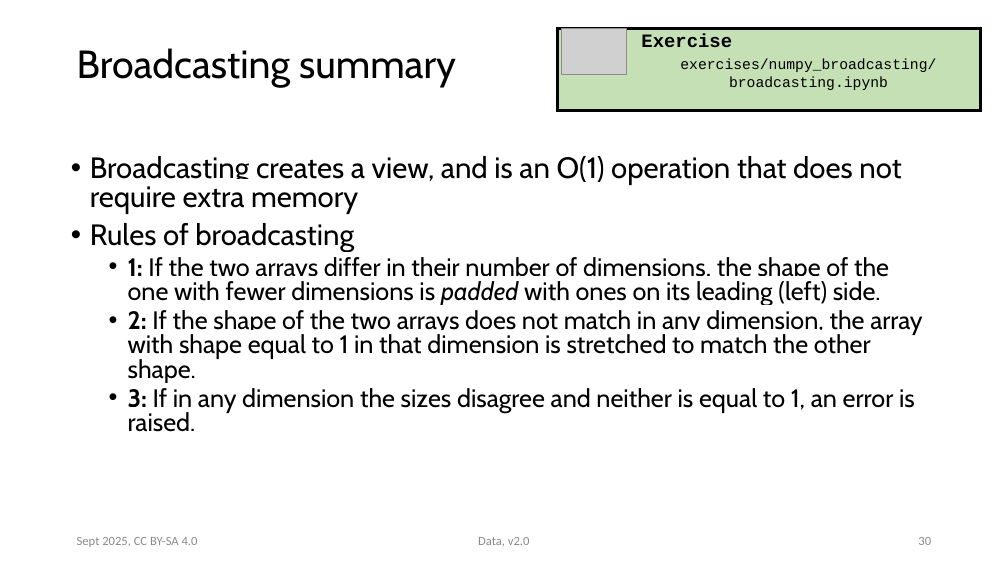
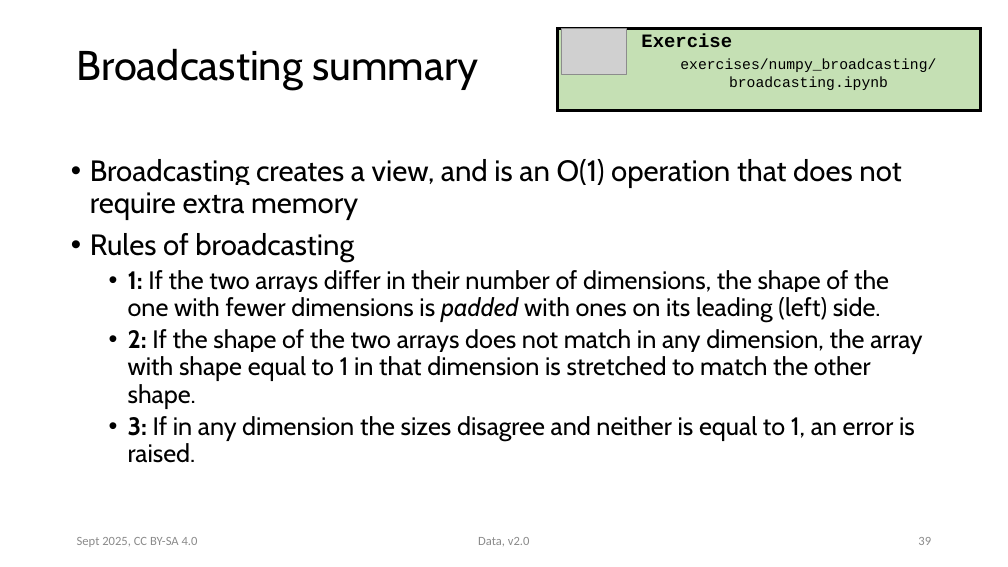
Before and after one commit to ASPP/data_class, a slide deck: slide 39 of numpy.pptx (slide 30 before the commit). Drawn at 1008x567 pixels with LibreOffice and Linux fonts; fonts in the diff are those of the drawing; grey boxes stand for pictures. Boxes give left, top, right and bottom in pixels: in the first picture for what was removed or moved away, otherwise in the second. Text is boxed around its words. In the diff, an @@ line names an element or a change of style, - is before the commit and + after.

```diff
--- a/numpy.pptx
+++ b/numpy.pptx
@@ title "Broadcasting summary" at [77, 48, 478, 91]: size 37.4 to 39.6 pt; line spacing 0.8 to 0.9 @@
@@ text "Broadcasting creates a view, and ..." at [90, 159, 922, 463]: line spacing 0.8 to 0.9 @@
@@ page number at [918, 537, 931, 545]: text changed @@
-30
+39
```
Also in this commit, not shown: 3 other slides changed, 9 slides added.
